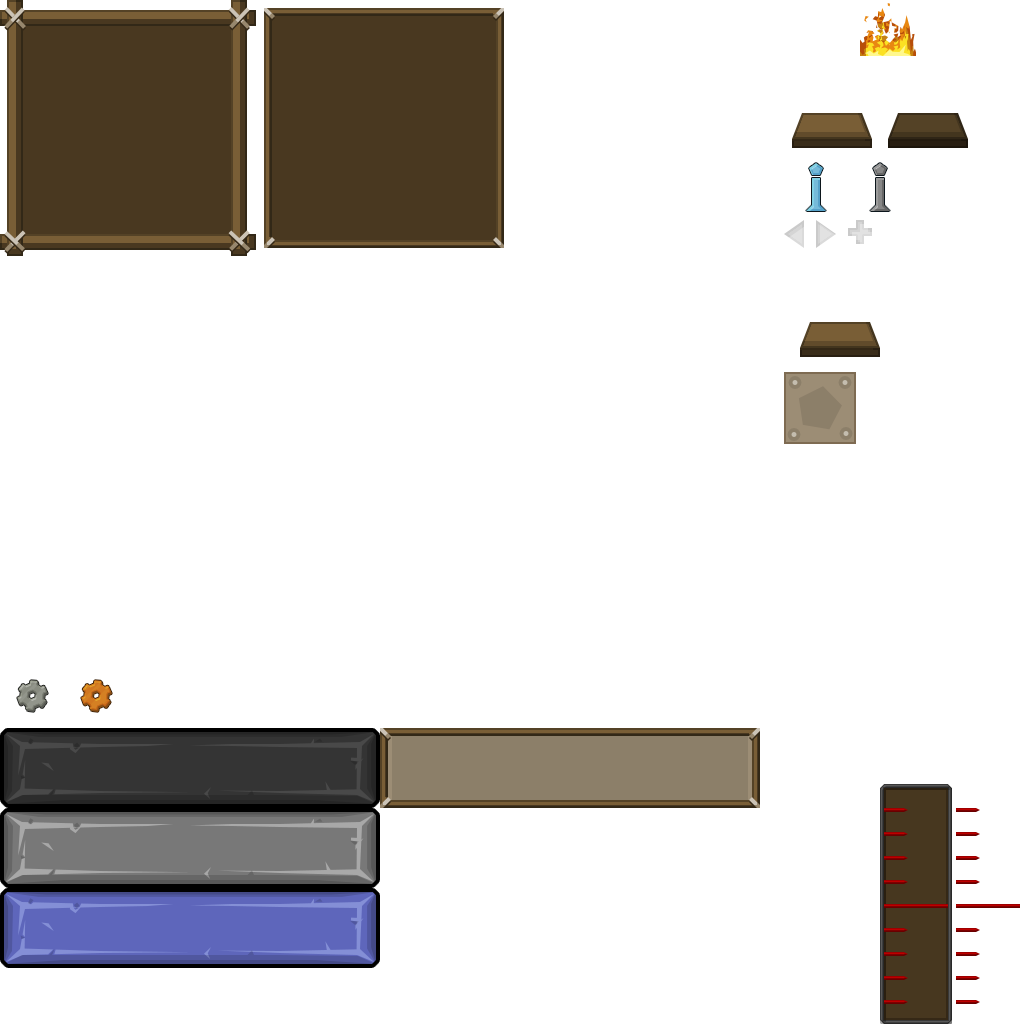
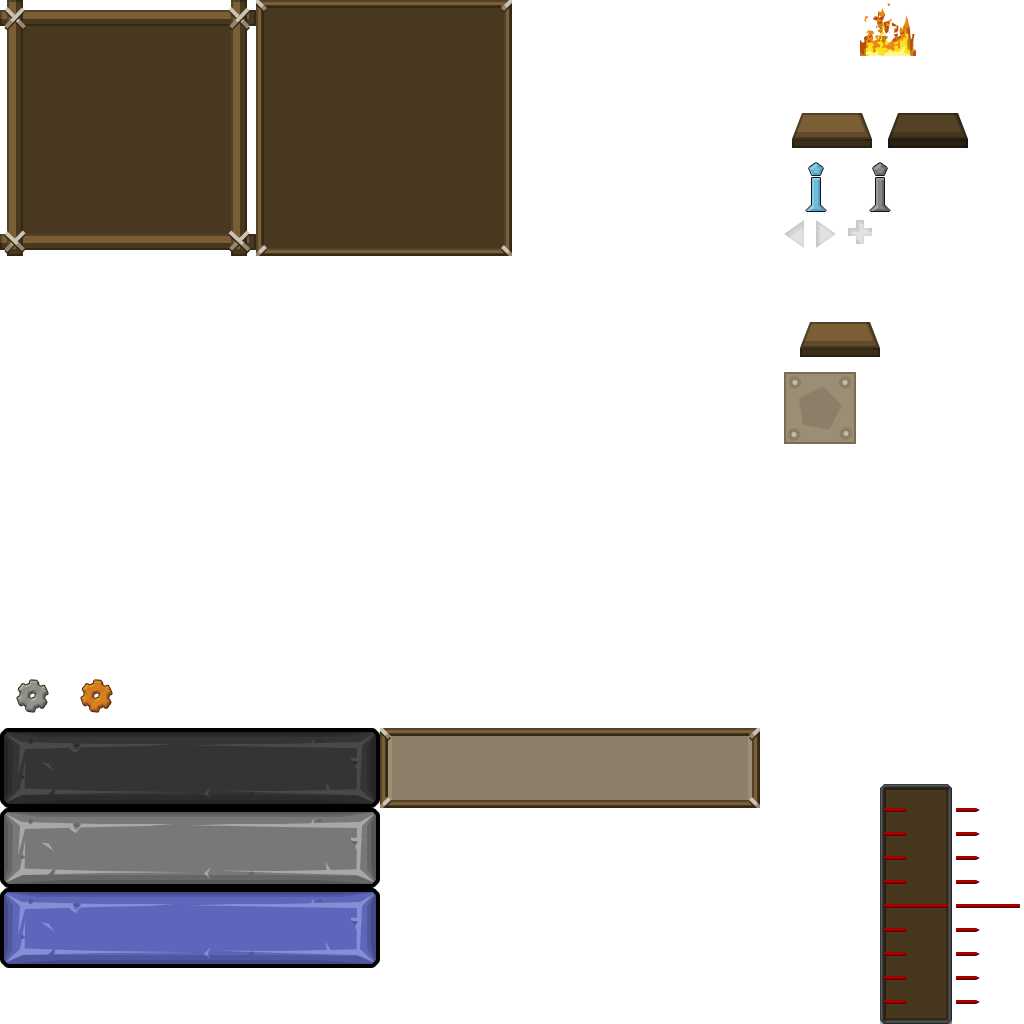
The second (1024, 1024) image is a revision of the first. Changes to its layers:
painted on "Forme 13 copy 2" over (256, 0, 512, 256)
painted on "Forme 13 copy" over (256, 0, 512, 256)
painted on "Forme 22 copy" over (256, 0, 512, 256)
painted on "Forme 340" over (256, 0, 512, 256)
